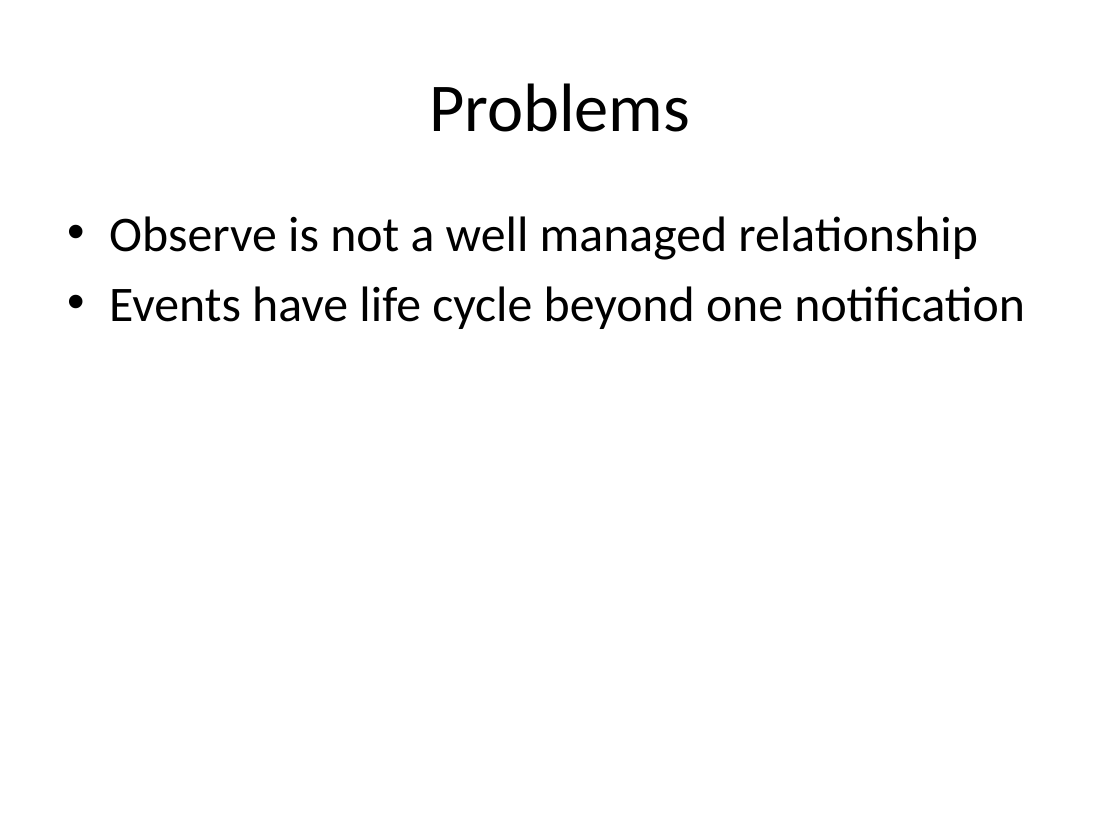
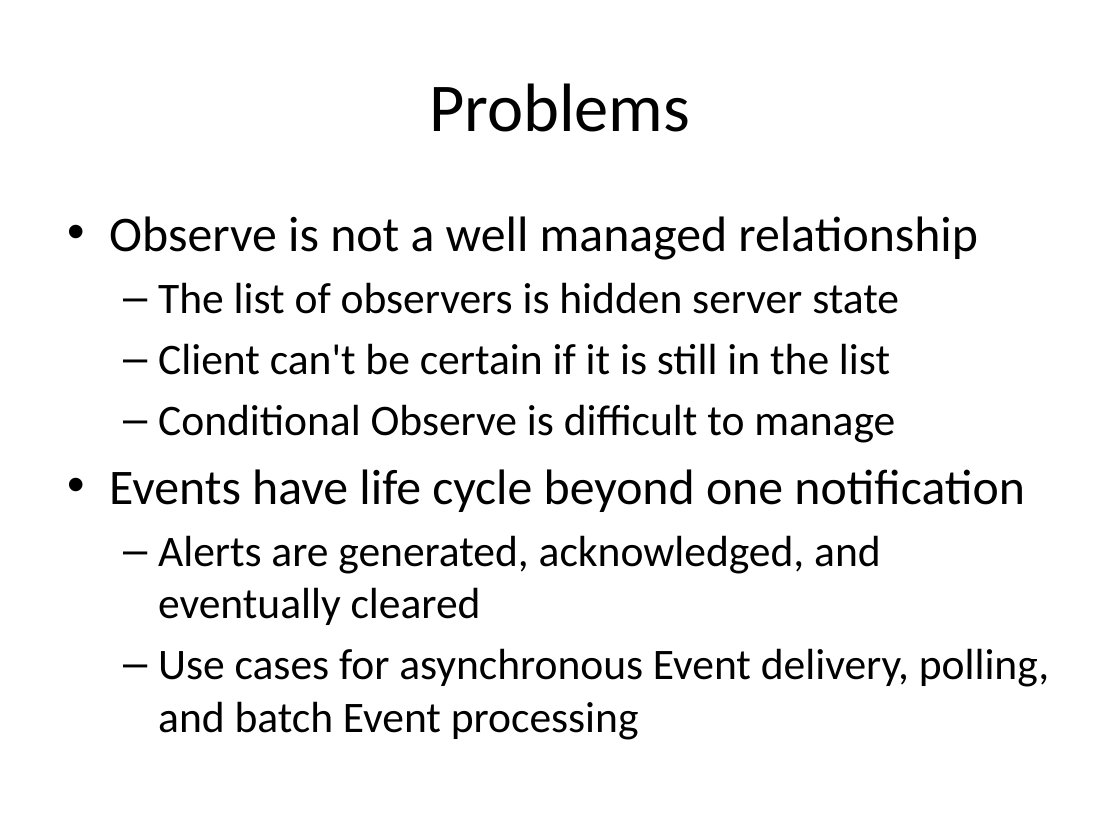
Before and after one commit to connectIOT/iotivity-servient, a slide deck: slide 2 of docs/RESTful Notification.pptx. Drawn at 1120x840 pixels with LibreOffice and Linux fonts; fonts in the diff are those of the drawing. Boxes give left, top, right and bottom in pixels: in the first picture for what was removed or moved away, otherwise in the second. Text is boxed around its words. In the diff, an @@ line names an element or a change of style, - is before the commit and + after.

```diff
--- a/docs/RESTful Notification.pptx
+++ b/docs/RESTful Notification.pptx
@@ text at (158,282,899,443): paragraphs added @@
+  – The list of observers is hidden server state
+  – Client can't be certain if it is still in the list
+  – Conditional Observe is difficult to manage
@@ text at (158,535,1049,740): paragraphs added @@
+  – Alerts are generated, acknowledged, and eventually cleared
+  – Use cases for asynchronous Event delivery, polling, and batch Event processing
```
Also in this commit, not shown: 3 other slides changed, 1 slide removed, 1 other file.
